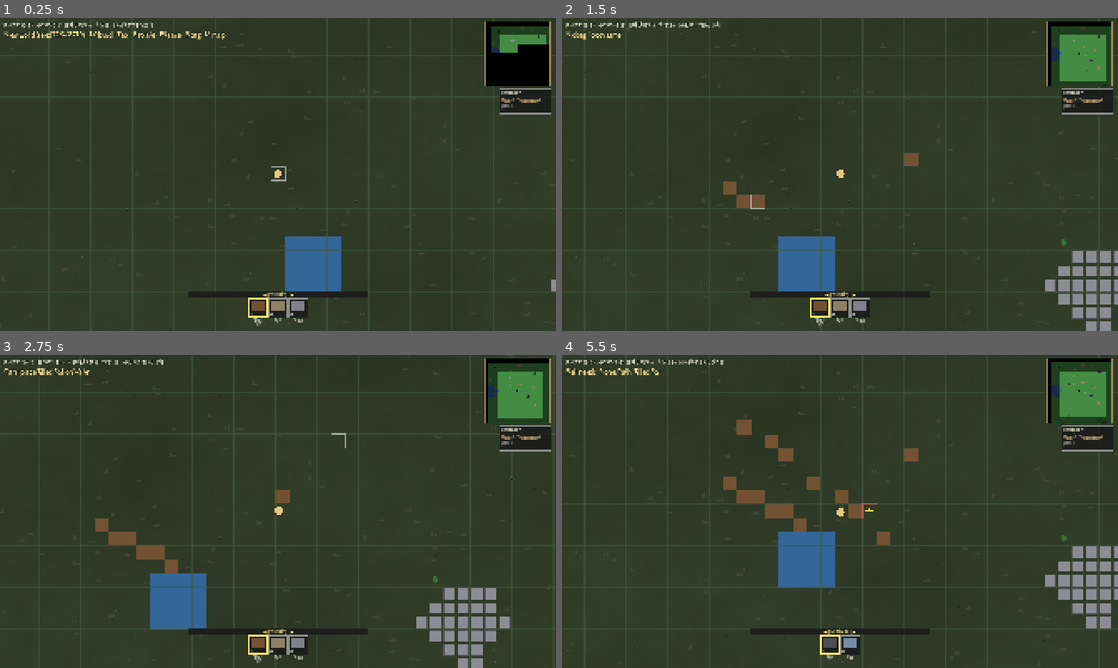
Above: before the commit, frames 1-4 (two rows, left to right).
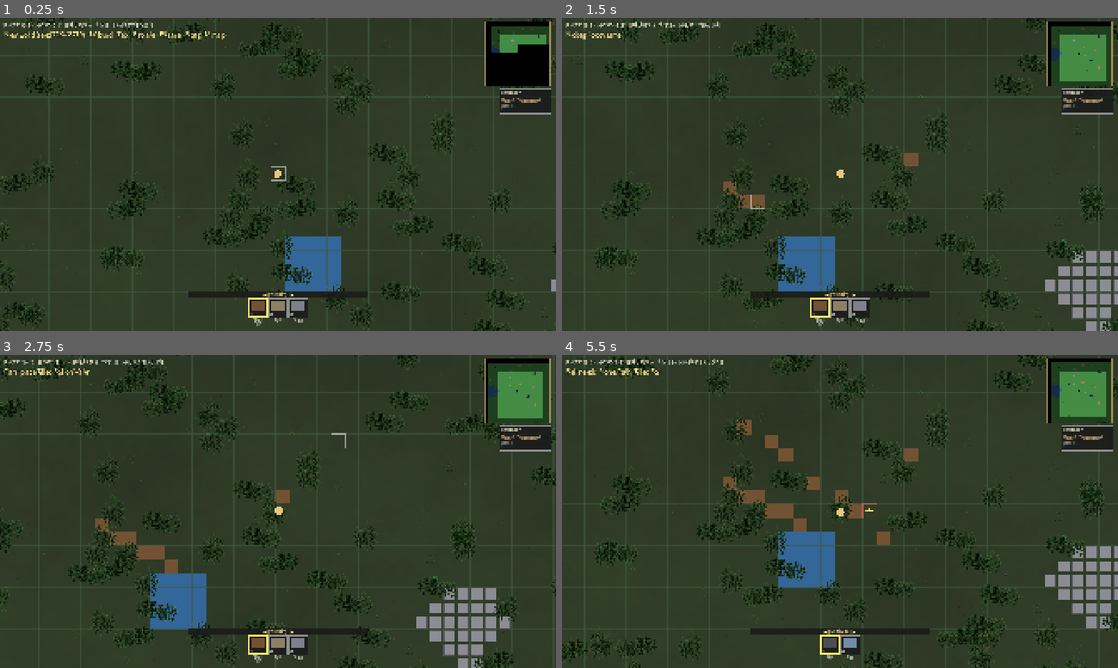
Above: after the commit, the same moments.

Repository: ocklavenoms1/FactClone
Game: Godot game, scene res://scenes/main.tscn
The game is run twice, just before and just after one commit, with the same random seed, the same clock (stepped at 60 frames per second) and the same inputs.
Inputs (mouse positions are in pixels of both pictures, inside the frame that each line leads up to):
- Up to frame 1 (0.25 s): no input
- Up to frame 2 (1.5 s): tap Enter at 0.5 s; move the mouse to (962, 158) at 0.52 s; hold D (move_right) 0.53-1.25 s; tap B (consume_bag) at 0.6 s; click (962, 158) at 0.67 s; drag from (728, 190) to (812, 237) at 1.27 s
- Up to frame 3 (2.75 s): move the mouse to (333, 442) at 2.02 s; hold D (move_right) from 2.03 s (still down); tap E (interact) at 2.1 s
- Up to frame 4 (5.5 s): release D (move_right) at 2.75 s; drag from (812, 574) to (673, 464) at 2.77 s; tap Space (mine) at 3.5 s; move the mouse to (1006, 558) at 3.52 s; hold A (move_left) 3.53-4.25 s; tap Tab (next_category) at 3.6 s; drag from (673, 464) to (756, 433) at 4.27 s; move the mouse to (867, 511) at 5.02 s; hold S (move_down) from 5.03 s (still down); hold Right mouse button (remove_tile) from 5.03 s (still down); click (867, 511) at 5.17 s

The runs differ from the first frame. In frame 1, 4.6% of the frame differs, in the area x 0-100%, y 0-100%; in frame 2, 4.8%; in frame 3, 4.7%; in frame 4, 5.0%.

Commit message:
The doodad roster follows art's confetti-to-ground-cover change, as the deliberate edit the assertion exists to force
The art session replaced grass_tuft, weed_clump and fallen_twig with three
ground-cover patches, keeping pebble_cluster, and test_doodads.gd (D2) went
red on the mismatch. That is the assertion working: binding automatically to
whatever the manifest happens to list would silently re-roll the doodad layout
of every existing world, so the roster is a decision taken here, in view of
that consequence, rather than a lookup.

VARIANT_COUNT stayed 4 across the change, so no hash roll moved and every
golden literal in the suite still holds -- the layout is the same cells with
different art in them. Order is the variant index, so the array follows the
manifest's own declaration order for the status=="real" entries, and the
comment says that reordering it is itself a layout change.

Second time in two sessions that art iteration has reddened this suite, and
both times in the right place and for the right reason.

Suite 81 passed / 0 failed / 0 Parse Error / 0 SCRIPT ERROR.

Co-Authored-By: Claude Fable 5 <noreply@anthropic.com>

Diff:
--- a/scripts/world/doodads.gd
+++ b/scripts/world/doodads.gd
@@ -96,7 +96,17 @@
 ## the manifest's `status == "real"` set, so — per NOTES.md, "read it, don't
 ## copy it; if you must copy it, assert the copy" — `test_doodads.gd` (D2)
 ## asserts it against the manifest.
-const VARIANT_NAMES: Array = ["grass_tuft", "pebble_cluster", "weed_clump", "fallen_twig"]
+## ROSTER, and it is a DELIBERATE EDIT every time. Updated 2026-08-28 when the
+## art session replaced the confetti set (grass_tuft / weed_clump /
+## fallen_twig) with three ground-cover patches, keeping pebble_cluster.
+## test_doodads.gd (D2) reddened on the mismatch, which is the assertion
+## doing its job: an automatic re-bind to whatever the manifest lists would
+## silently re-roll every existing world's layout. Order IS the variant
+## index, so reordering this array is also a layout change; it follows the
+## manifest's own declaration order for the status=="real" entries.
+## VARIANT_COUNT stayed 4 across this change, so no hash roll moved and
+## every golden literal in the suite still holds.
+const VARIANT_NAMES: Array = ["ground_cover_patch_A", "ground_cover_patch_B", "ground_cover_patch_C", "pebble_cluster"]
 ## The divisor in the variant roll. Changing it re-rolls every doodad
 ## everywhere; it is a constant and not `VARIANT_NAMES.size()` so that the
 ## re-roll cannot happen as a side effect of adding art.
@@ -153,11 +163,11 @@
 ## buildings being pasted onto the ground rather than standing on it. That is
 ## why these are blocky bars and not hairline blades.
 ##
-## `fallen_twig` (index 3) is strongly ASYMMETRIC about its vertical axis — the
+## Index 3 is strongly ASYMMETRIC about its vertical axis — the
 ## side branch sits on one side only. It is the witness for the mirror bit: a
 ## broken mirror on a symmetric shape looks exactly like a working one.
 const PLACEHOLDER_SPECS: Array = [
-	{   # 0 grass_tuft — two upright bars of unequal height (asymmetric)
+	{   # 0 — two upright bars of unequal height (asymmetric)
 		"size": Vector2i(9, 10), "anchor": Vector2i(4, 9),
 		"rects": [[0, 2, 4, 8], [5, 0, 4, 10]],
 	},
@@ -165,11 +175,11 @@
 		"size": Vector2i(10, 8), "anchor": Vector2i(5, 7),
 		"rects": [[0, 3, 5, 5], [6, 0, 4, 5]],
 	},
-	{   # 2 weed_clump — a broad low mass with one raised leaf (asymmetric)
+	{   # 2 — a broad low mass with one raised leaf (asymmetric)
 		"size": Vector2i(12, 9), "anchor": Vector2i(6, 8),
 		"rects": [[0, 4, 12, 5], [1, 0, 4, 4]],
 	},
-	{   # 3 fallen_twig — a stick with ONE side branch (the mirror witness)
+	{   # 3 — a stick with ONE side branch (the mirror witness)
 		"size": Vector2i(14, 6), "anchor": Vector2i(7, 5),
 		"rects": [[0, 2, 14, 4], [9, 0, 4, 4]],
 	},
